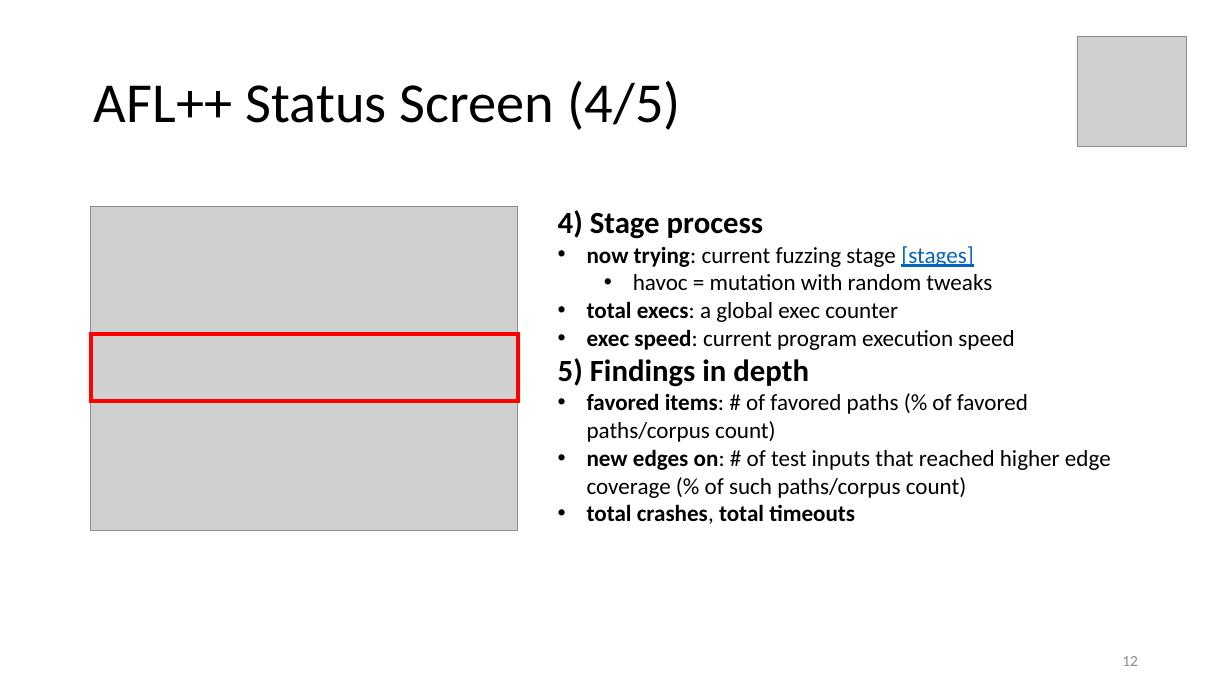
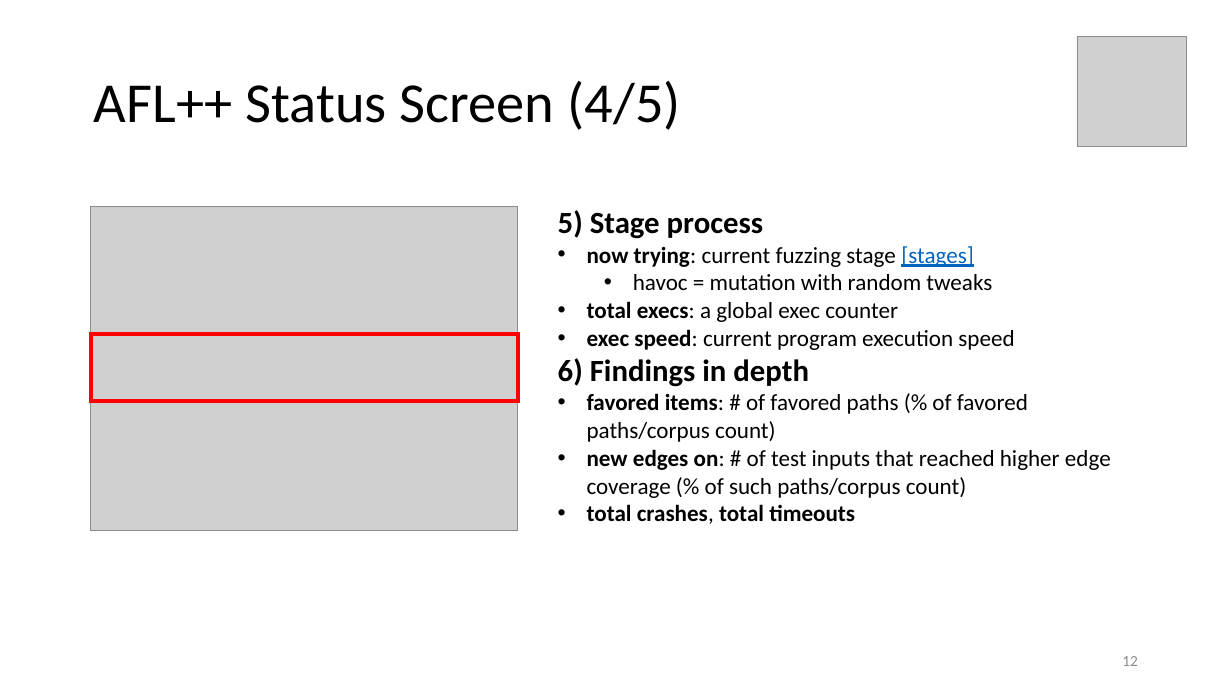
Before and after one commit to swtv-kaist/cs40508-fall26, a slide deck: slide 12 of 4-fuzzing/lec42-fuzzing_with_afl++-v3.pptx. Drawn at 1232x693 pixels with LibreOffice and Linux fonts; fonts in the diff are those of the drawing; grey boxes stand for pictures. Boxes give left, top, right and bottom in pixels: in the first picture for what was removed or moved away, otherwise in the second. Text is boxed around its words. In the diff, an @@ line names an element or a change of style, - is before the commit and + after.

```diff
--- a/4-fuzzing/lec42-fuzzing_with_afl++-v3.pptx
+++ b/4-fuzzing/lec42-fuzzing_with_afl++-v3.pptx
@@ text at <box>558,210,764,239</box>: text changed @@
-4) Stage process
+5) Stage process
@@ text at <box>558,358,809,387</box>: text changed @@
-5) Findings in depth
+6) Findings in depth
```
Also in this commit, not shown: 4 other slides changed, 1 other file.
